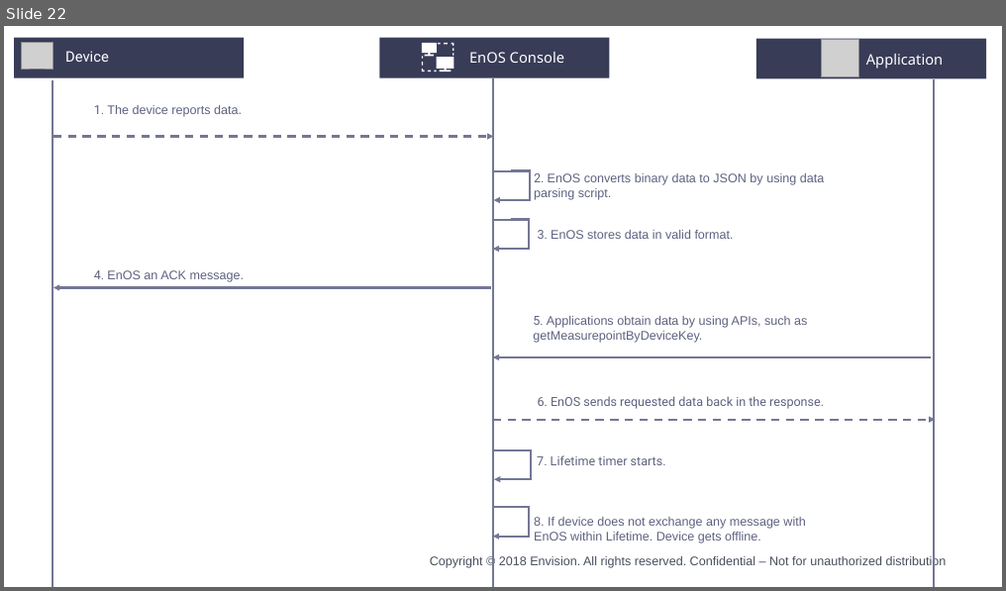
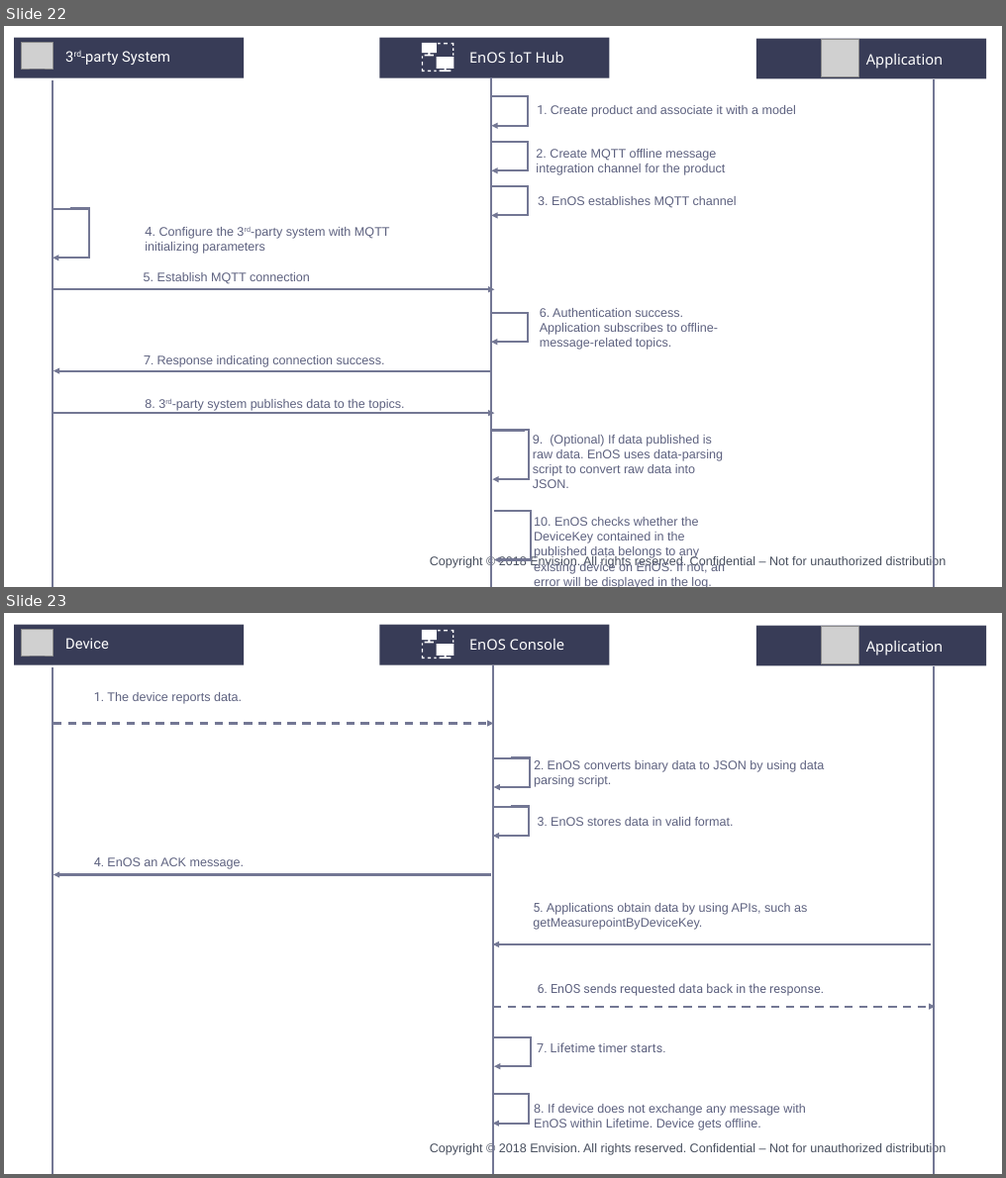
Before and after one commit to kikuchiyo/device_connection_en, a slide deck: media/device_en.pptx. Shown one above the other, each under a label of ours: slide 22 before the commit, slides 22 and 23 after it. The pictures are 1006x591 and 1006x1178 pixels, drawn with LibreOffice and Linux fonts; fonts in the diff are those of the drawing; grey boxes stand for pictures; background and template pictures are left out. Boxes give left, top, right and bottom in pixels: in the first picture for what was removed or moved away, otherwise in the second. Text is boxed around its words. In the diff, an @@ line names an element or a change of style, - is before the commit and + after.

```diff
--- a/media/device_en.pptx
+++ b/media/device_en.pptx
@@ slide 22 added at [4,26,1002,587], background #FFFFFF; not listed: 1 template element that a slide beside it also shows @@
@@ group added at [14,37,986,587]: 13 texts, 10 lines, 7 elbow arrows, 3 rectangles, 3 arrows, 2 pictures, 1 freeform shape @@
+3rd-party System
+Application
+1. Create product and associate it with a model
+2. Create MQTT offline message integration channel for the product
+4. Configure the 3rd-party system with MQTT initializing parameters
+5. Establish MQTT connection
+EnOS IoT Hub
+7. Response indicating connection success.
+10. EnOS checks whether the DeviceKey contained in the published data belongs to any existing device on EnOS. If not, an error will be displayed in the log.
+8. 3rd-party system publishes data to the topics.
+3. EnOS establishes MQTT channel
+6. Authentication success. Application subscribes to offline-message-related topics.
+9. (Optional) If data published is raw data. EnOS uses data-parsing script to convert raw data into JSON.
@@ what was slide 22 is now slide 23 @@
```
Also in this commit, not shown: 22 other files.
